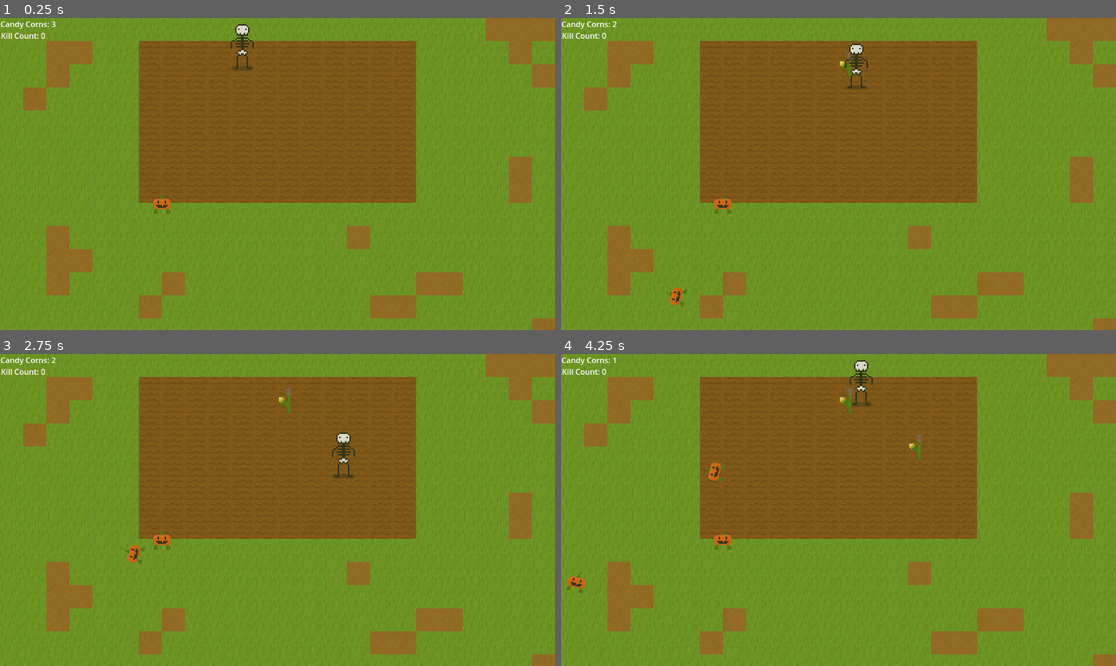
Above: before the commit, frames 1-4 (two rows, left to right).
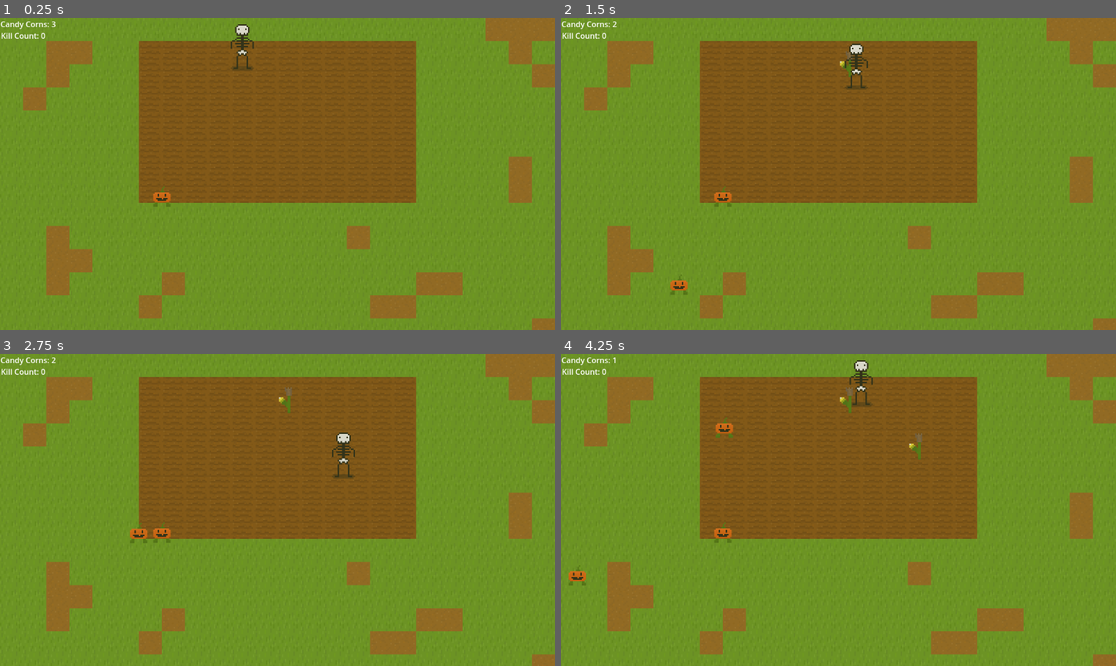
Above: after the commit, the same moments.

Repository: sjhayden/Super-Simple-Spooky-Seed-Simulator
Game: Godot game, scene res://Scenes/world.tscn
Two runs of this game, one before a commit and one after it. Both use one fixed random seed, a clock stepped at 60 frames per second and the inputs below.
Inputs:
- Up to frame 1 (0.25 s): no input
- Up to frame 2 (1.5 s): tap Enter at 0.5 s; hold Right (right) 0.53-1.28 s; tap K (attack) at 0.6 s; hold Down (down) from 1.28 s (still down); tap J (plant_harvest) at 1.35 s
- Up to frame 3 (2.75 s): release Down (down) at 2.03 s; hold Right (right) from 2.03 s (still down); tap K (attack) at 2.1 s
- Up to frame 4 (4.25 s): release Right (right) at 2.78 s; hold Up (up) 2.78-3.53 s; tap J (plant_harvest) at 2.85 s; hold Left (left) from 3.53 s (still down); tap K (attack) at 3.6 s

The runs differ from the first frame. In frame 1, 0.2% of the frame differs, in the area x 27-31%, y 54-63%; in frame 2, 0.4%; in frame 3, 0.4%; in frame 4, 0.6%, in the area x 0-32%, y 20-77%.

Commit message:
straight pumpkins

Diff:
--- a/super-simple-spooky-seed-simulator/Scenes/jack_o_lantern.tscn
+++ b/super-simple-spooky-seed-simulator/Scenes/jack_o_lantern.tscn
@@ -47,22 +47,20 @@
 }]
 
 [sub_resource type="CapsuleShape2D" id="CapsuleShape2D_wb8q7"]
-radius = 21.0
-height = 54.0
+radius = 8.0
+height = 20.0
 
-[node name="Jack_o_Lantern" type="RigidBody2D" groups=["Enemies"]]
-gravity_scale = 0.0
+[node name="Jack_o_Lantern" type="CharacterBody2D" groups=["Enemies"]]
+motion_mode = 1
 script = ExtResource("1_giqco")
 
 [node name="CollisionShape2D" type="CollisionShape2D" parent="."]
 position = Vector2(0, -6)
 rotation = 1.5707964
-scale = Vector2(3, 3)
 shape = SubResource("CapsuleShape2D_g4ax6")
 
 [node name="AnimatedSprite2D" type="AnimatedSprite2D" parent="."]
 position = Vector2(0, -7)
-scale = Vector2(3, 3)
 sprite_frames = SubResource("SpriteFrames_38bgr")
 
 [node name="Hitbox" type="Area2D" parent="."]
--- a/super-simple-spooky-seed-simulator/Scenes/player.tscn
+++ b/super-simple-spooky-seed-simulator/Scenes/player.tscn
@@ -117,6 +117,7 @@
 height = 47.0
 
 [node name="Player" type="CharacterBody2D" groups=["Player"]]
+motion_mode = 1
 script = ExtResource("1_v0iea")
 
 [node name="AnimatedSprite2D" type="AnimatedSprite2D" parent="."]
--- a/super-simple-spooky-seed-simulator/Scripts/enemy_manager.gd
+++ b/super-simple-spooky-seed-simulator/Scripts/enemy_manager.gd
@@ -16,7 +16,7 @@
 func spawn_enemy() -> void:
 	print("spawn")
 	# Create a new instance of the enemy scene.
-	var enemy = enemy_scene.instantiate()
+	var enemy:CharacterBody2D = enemy_scene.instantiate()
 
 	# Choose a random location on Path2D.
 	var spawn_location = $SpawningPath/SpawnLocation
@@ -28,11 +28,10 @@
 	# Set the enemy's direction perpendicularish to the path direction.
 	# necessary if enemies will walk on their own?
 	var direction = spawn_location.rotation + PI / 2 + randf_range(-PI / 4, PI / 4)
-	enemy.rotation = direction
 
 	# Choose the velocity for the mob.
 	var velocity = Vector2(150.0, 0.0)
-	enemy.linear_velocity = velocity.rotated(direction)
+	enemy.velocity = velocity.rotated(direction)
 
 	# Spawn the mob by adding it to the Main scene.
 	add_child(enemy)
--- a/super-simple-spooky-seed-simulator/Scripts/jack_o_lantern.gd
+++ b/super-simple-spooky-seed-simulator/Scripts/jack_o_lantern.gd
@@ -1,4 +1,4 @@
-extends RigidBody2D
+extends CharacterBody2D
 
 @onready var anim = $AnimatedSprite2D
 var hits_taken = 0
@@ -13,3 +13,6 @@
 		if hits_taken == 3:
 			GameManager.update_num_killed()
 			queue_free()
+
+func _physics_process(_delta: float) -> void:
+	move_and_slide()
